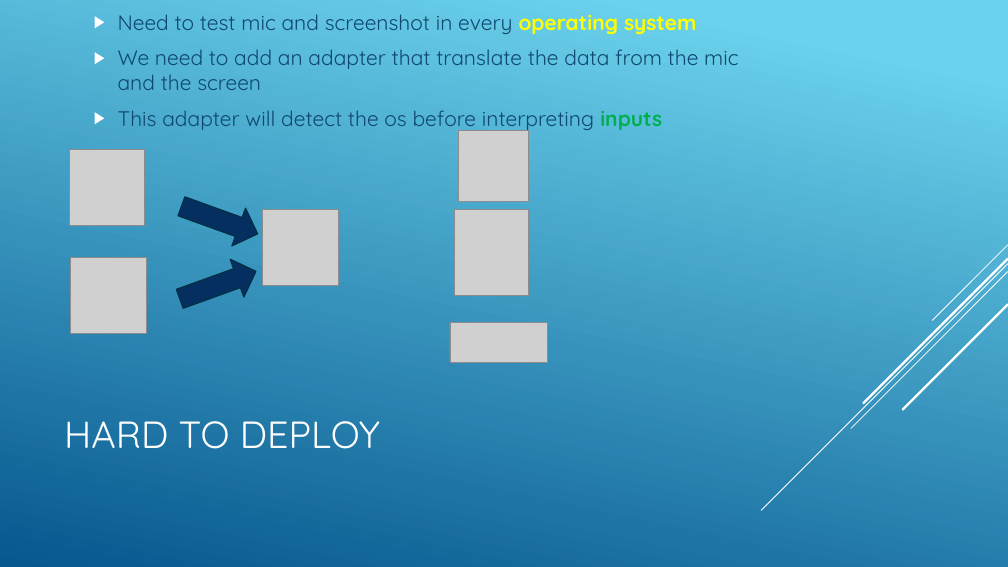
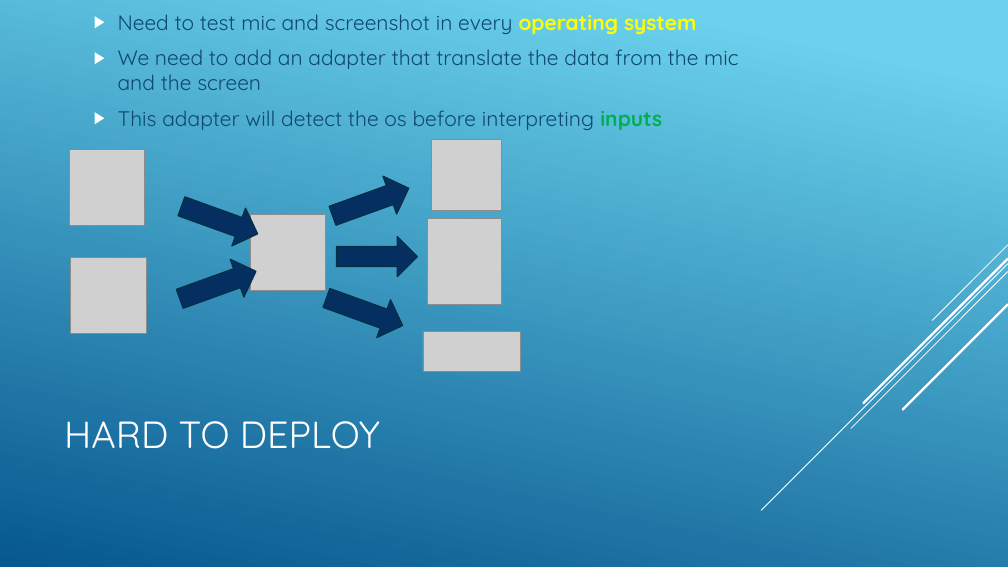
Before and after one commit to jnguyen1192/SIA, a slide deck: slide 7 of SAI_presentation.pptx. Drawn at 1008x567 pixels with LibreOffice and Linux fonts; fonts in the diff are those of the drawing; grey boxes stand for pictures. Boxes give left, top, right and bottom in pixels: in the first picture for what was removed or moved away, otherwise in the second. Text is boxed around its words. In the diff, an @@ line names an element or a change of style, - is before the commit and + after.

Commit message:
#12 New arrows added on issues slides

```diff
--- a/SAI_presentation.pptx
+++ b/SAI_presentation.pptx
@@ right arrow added at box(326, 170, 416, 235), fill #052F61, outline #043148 1.25 pt @@
@@ picture: place and size @@
-picture at box(263, 209, 339, 285)
+picture at box(250, 215, 326, 290)
@@ right arrow added at box(337, 237, 417, 277), fill #052F61, outline #043148 1.25 pt @@
@@ right arrow added at box(320, 279, 410, 345), fill #052F61, outline #043148 1.25 pt @@
@@ 3 pictures: place and size @@
-3 pictures at box(450, 131, 547, 362)
+3 pictures at box(423, 140, 520, 371)
```
